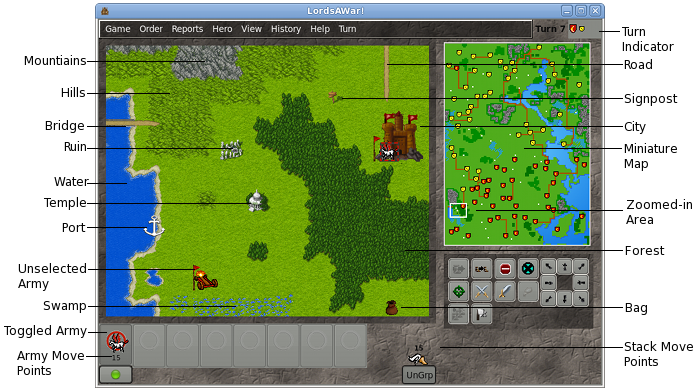
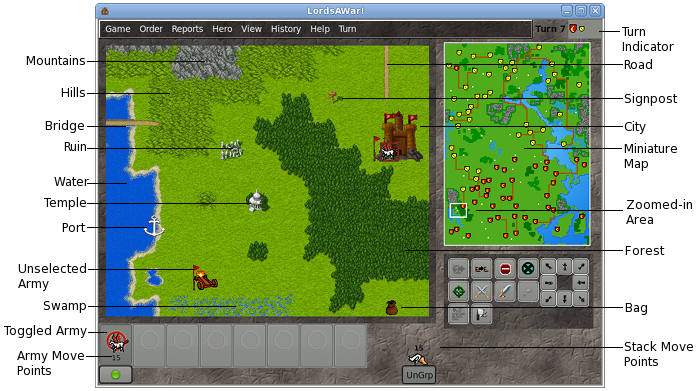
Revision of a layered w=700, h=391 image; what changed, layer by layer:
renamed "Mountiains" to "Mountains", painted on it over [24,55,86,65]
